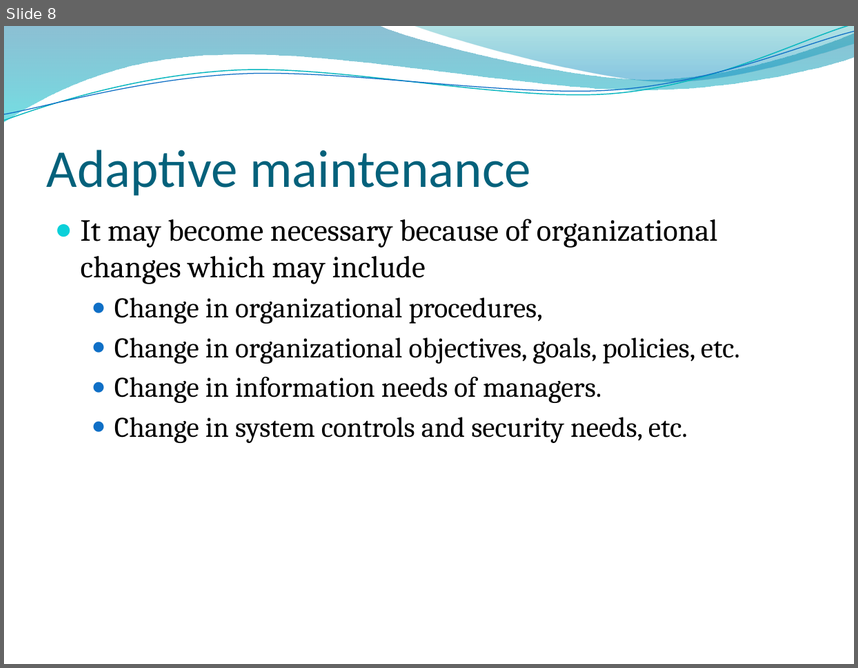
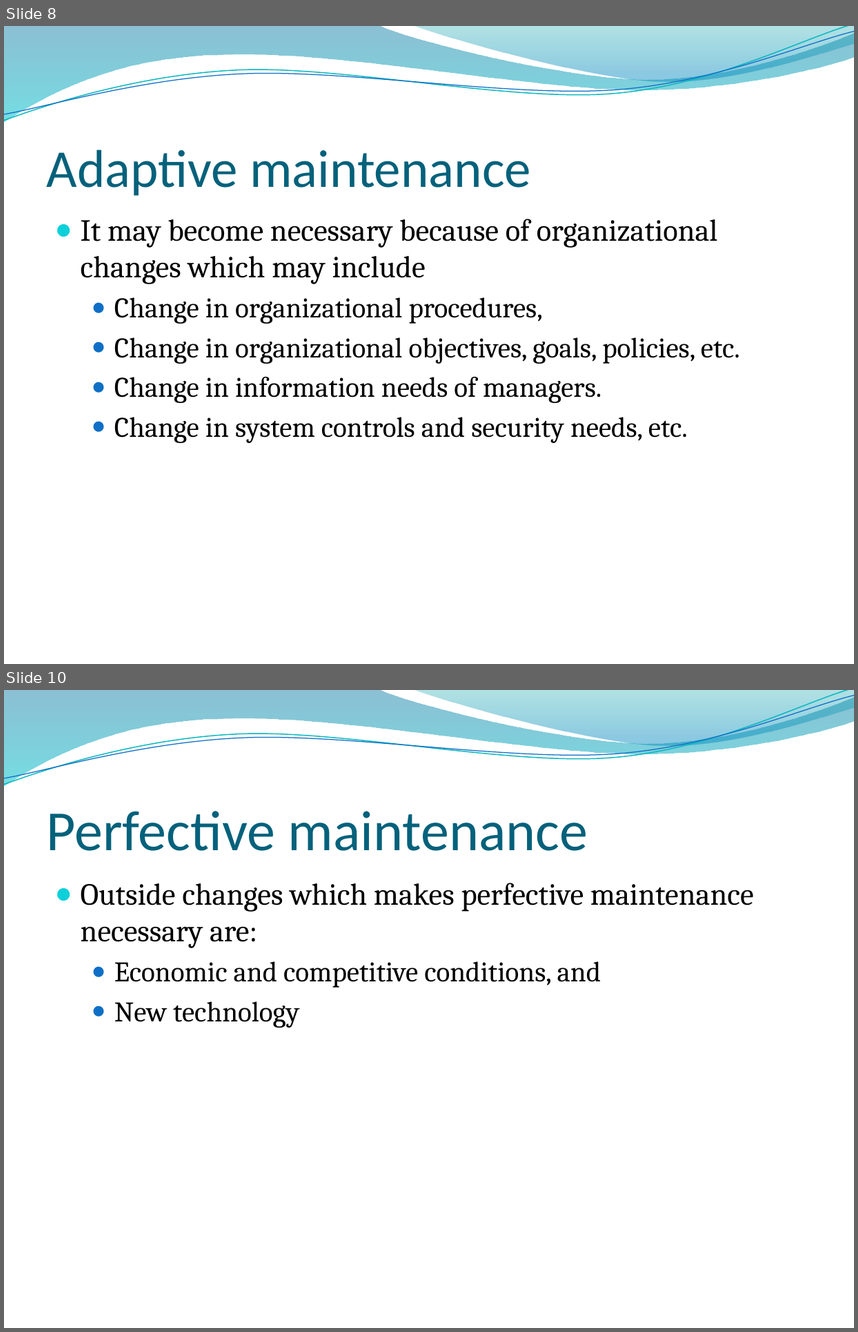
Before and after one commit to samirbaniya/extra, a slide deck: software engineering/Software Maintenance.pptx. Shown one above the other, each under a label of ours: slide 8 before the commit, slides 8 and 10 after it; the slides between them are not shown. The pictures are 858x668 and 858x1332 pixels, drawn with LibreOffice and Linux fonts; fonts in the diff are those of the drawing; background and template pictures are left out. Boxes give left, top, right and bottom in pixels: in the first picture for what was removed or moved away, otherwise in the second. Text is boxed around its words. In the diff, an @@ line names an element or a change of style, - is before the commit and + after.

```diff
--- a/software engineering/Software Maintenance.pptx
+++ b/software engineering/Software Maintenance.pptx
@@ slide 10 added at (4,690,854,1328), background picture (left out); not listed: 4 template elements that a slide beside it also shows @@
@@ title added at (47,811,588,851), 48 pt, text #04617B @@
+Perfective maintenance
@@ text added at (81,883,754,1027), 26 pt, text #000000 @@
+● Outside changes which makes perfective maintenance necessary are:
+  ● Economic and competitive conditions, and
+  ● New technology
```
Also in this commit, not shown: 1 slide changed, 8 other slides added.
